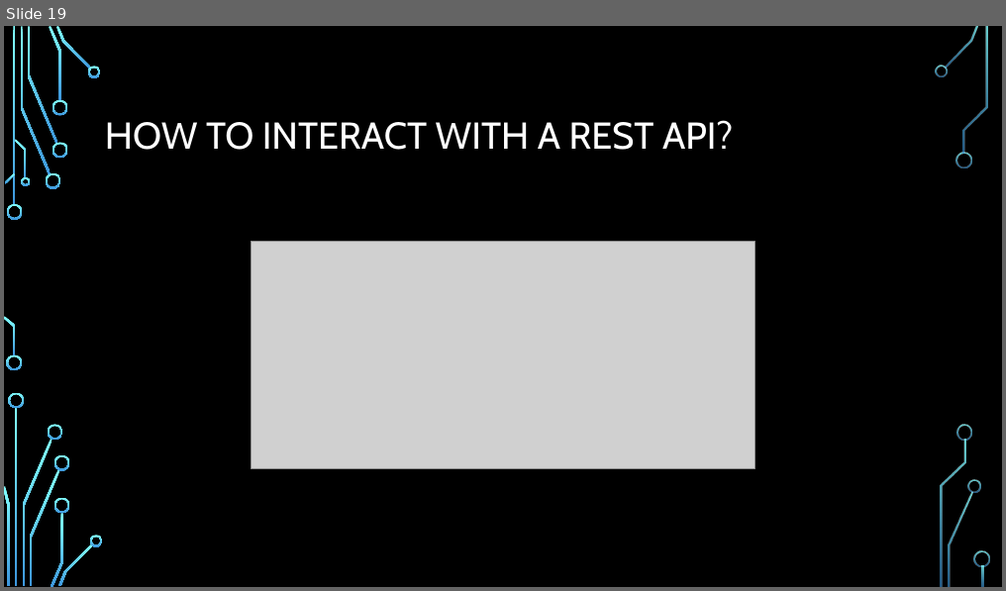
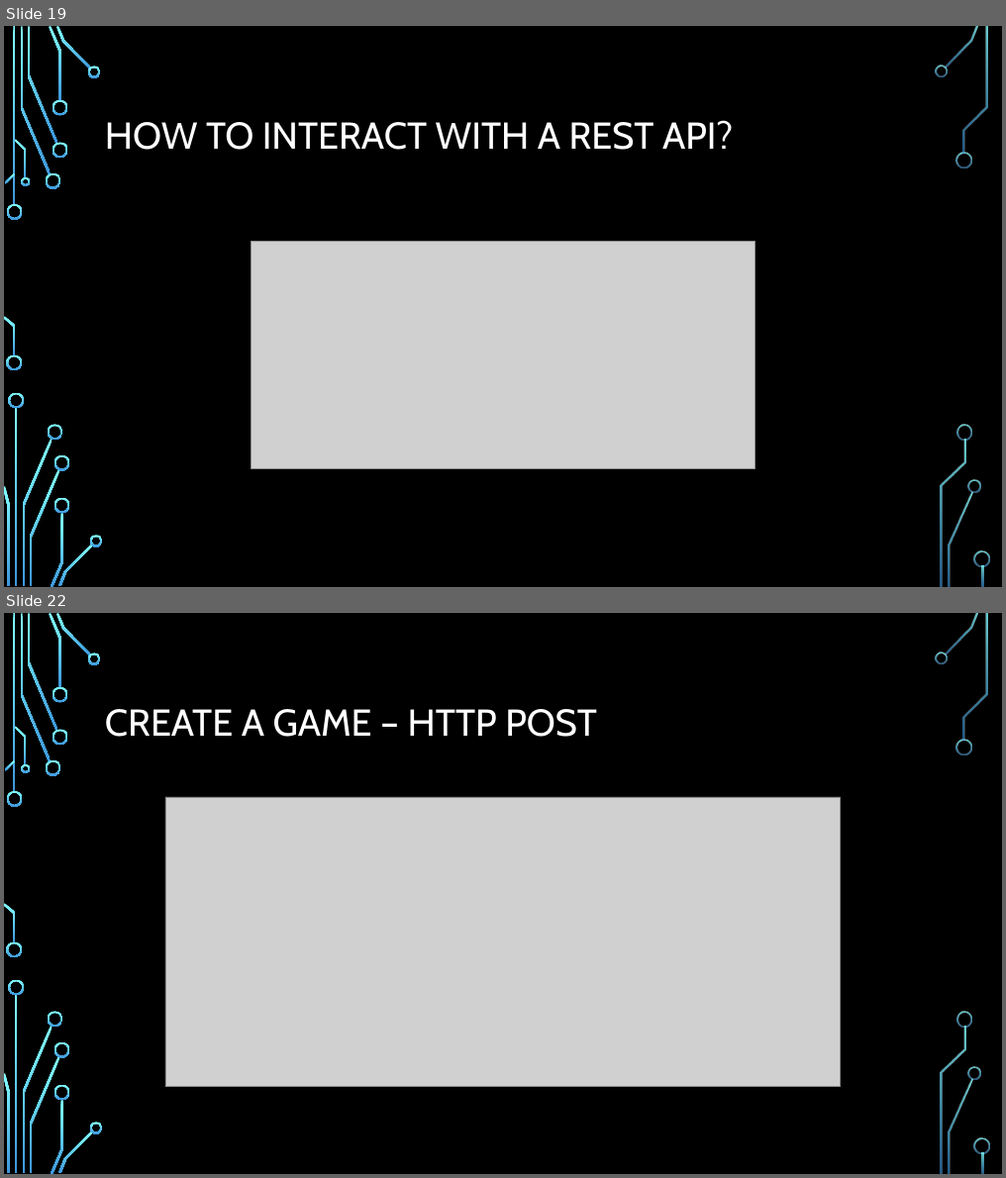
Before and after one commit to kenshih1989/GameStoreAPI, a slide deck: GameStore with Visual Studio Code.pptx. Shown one above the other, each under a label of ours: slide 19 before the commit, slides 19 and 22 after it; the slides between them are not shown. The pictures are 1006x591 and 1006x1178 pixels, drawn with LibreOffice and Linux fonts; fonts in the diff are those of the drawing; grey boxes stand for pictures; background and template pictures are left out. Boxes give left, top, right and bottom in pixels: in the first picture for what was removed or moved away, otherwise in the second. Text is boxed around its words. In the diff, an @@ line names an element or a change of style, - is before the commit and + after.

```diff
--- a/GameStore with Visual Studio Code.pptx
+++ b/GameStore with Visual Studio Code.pptx
@@ slide 22 added at bbox=[4, 613, 1002, 1174], background picture (left out); not listed: 36 template elements that a slide beside it also shows @@
@@ title added at bbox=[105, 709, 597, 737], 36 pt, text #FFFFFF @@
+CREATE A GAME – HTTP POST
@@ picture added at bbox=[165, 797, 841, 1087] @@
```
Also in this commit, not shown: 17 other slides added, 1 slide removed, 47 other files.
